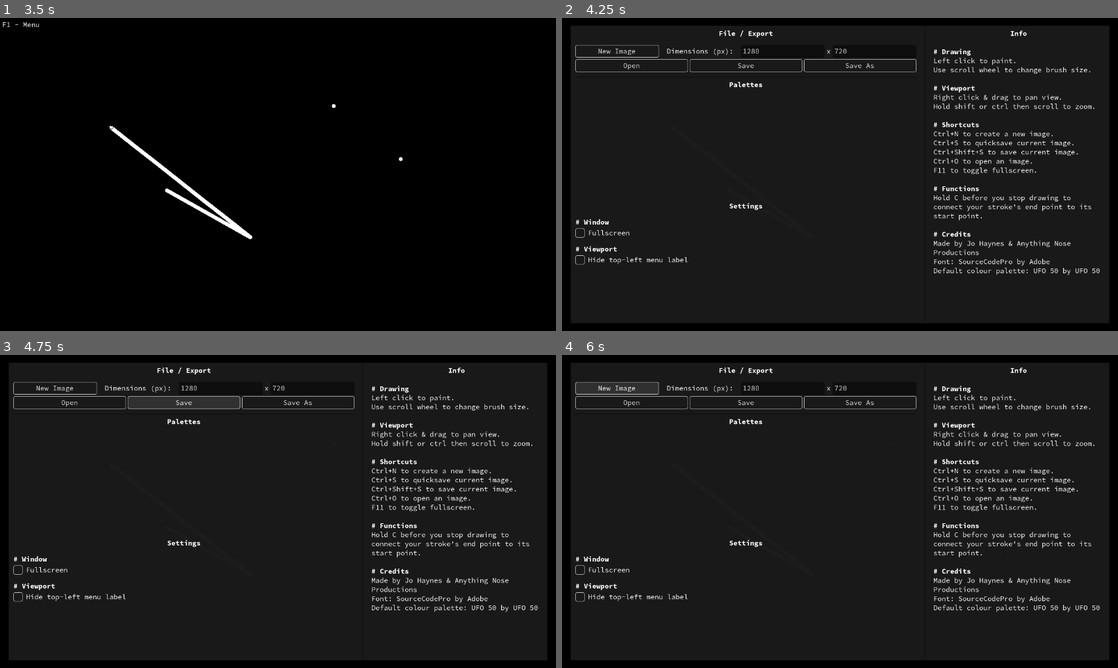
Above: before the commit, frames 1-4 (two rows, left to right).
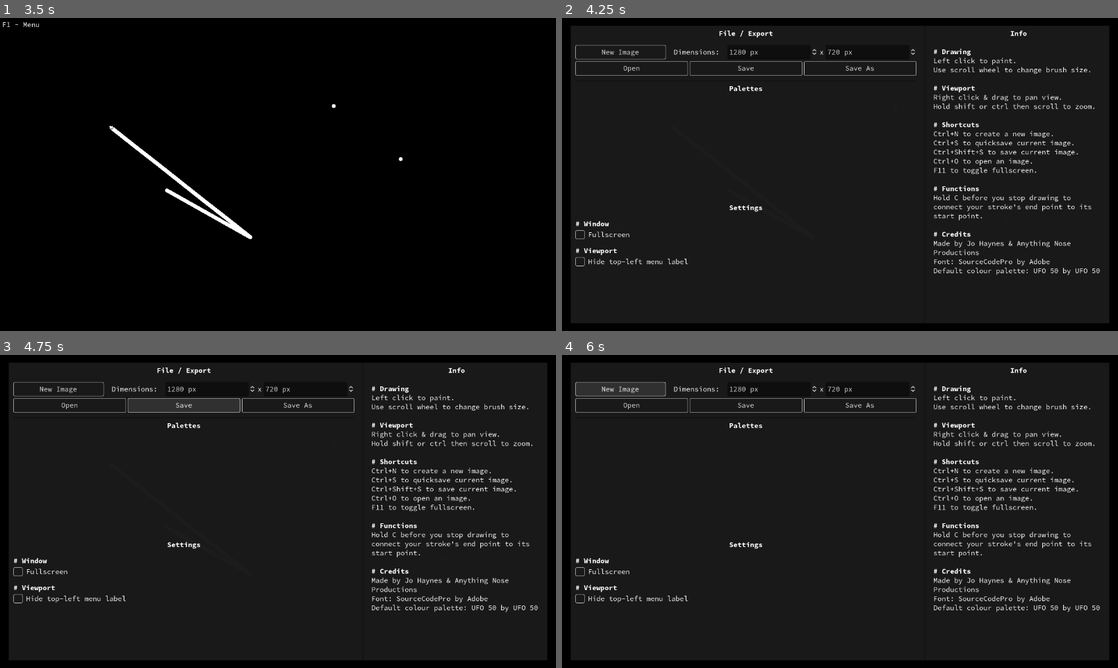
Above: after the commit, the same moments.

Repository: AnythingNose/NosePaint
Game: Godot game, scene res://scenes/main.tscn
The game is run twice, just before and just after one commit, with the same random seed, the same clock (stepped at 60 frames per second) and the same inputs.
Inputs (mouse positions are in pixels of both pictures, inside the frame that each line leads up to):
- Up to frame 1 (3.5 s): tap Enter at 0.5 s; move the mouse to (400, 158) at 0.52 s; hold Right mouse button (alt_click) 0.53-1.25 s; click (400, 158) at 0.67 s; tap Space at 1.25 s; drag from (166, 190) to (250, 237) at 1.27 s; move the mouse to (333, 105) at 2.02 s; hold C (connect) 2.03-2.75 s; click (333, 105) at 2.17 s; drag from (250, 237) to (111, 127) at 2.77 s
- Up to frame 2 (4.25 s): move the mouse to (1006, 221) at 3.52 s; tap Mouse wheel up (increase_size) at 3.6 s; click (1006, 221) at 3.67 s; tap F1 (menu) at 4.15 s
- Up to frame 3 (4.75 s): click "Save" at 4.25 s
- Up to frame 4 (6 s): click "Save As" at 5 s; click "New Image" at 5.75 s

Frame 1 is identical in both runs. In frame 2, 1.6% of the frame differs, in the area x 2-64%, y 8-80%; in frame 3, 1.6%; in frame 4, 1.7%.

Commit message:
Small Fixes & Finished basic file functions
- Fixed sometimes missing pixels on the right and bottom edges of the image.
- Removed zoom scaling on info text offset so that it's always close to the brush, even when working with small resolutions.
- Added New File and Quicksave file functions.
- Fixed crosshair / brush radius visualiser not updating when a new file is loaded.

Diff:
--- a/project.godot
+++ b/project.godot
@@ -19,6 +19,7 @@
 
 gdscript/warnings/untyped_declaration=1
 gdscript/warnings/inferred_declaration=1
+gdscript/warnings/narrowing_conversion=0
 
 [display]
 
--- a/scenes/menu_container.tscn
+++ b/scenes/menu_container.tscn
@@ -86,7 +86,7 @@
 [node name="FileExport" type="VBoxContainer" parent="Menu/MenuHBox/ScrollContainer/VBoxContainer"]
 layout_mode = 2
 size_flags_vertical = 3
-size_flags_stretch_ratio = 0.25
+size_flags_stretch_ratio = 0.42
 
 [node name="Title" type="Label" parent="Menu/MenuHBox/ScrollContainer/VBoxContainer/FileExport"]
 layout_mode = 2
@@ -116,7 +116,7 @@
 
 [node name="Label3" type="Label" parent="Menu/MenuHBox/ScrollContainer/VBoxContainer/FileExport/NewImageHBox"]
 layout_mode = 2
-text = "Dimensions (px):"
+text = "Dimensions:"
 
 [node name="Spacer" type="Control" parent="Menu/MenuHBox/ScrollContainer/VBoxContainer/FileExport/NewImageHBox"]
 custom_minimum_size = Vector2(0, 8)
@@ -124,21 +124,29 @@
 size_flags_horizontal = 3
 size_flags_stretch_ratio = 0.05
 
-[node name="LineEdit" type="LineEdit" parent="Menu/MenuHBox/ScrollContainer/VBoxContainer/FileExport/NewImageHBox"]
-layout_mode = 2
-size_flags_horizontal = 3
-focus_mode = 0
-text = "1280"
+[node name="Dimensions X" type="SpinBox" parent="Menu/MenuHBox/ScrollContainer/VBoxContainer/FileExport/NewImageHBox"]
+layout_mode = 2
+size_flags_horizontal = 3
+min_value = 1.0
+max_value = 2048.0
+value = 1280.0
+rounded = true
+update_on_text_changed = true
+suffix = "px"
 
 [node name="Label2" type="Label" parent="Menu/MenuHBox/ScrollContainer/VBoxContainer/FileExport/NewImageHBox"]
 layout_mode = 2
 text = "x"
 
-[node name="LineEdit2" type="LineEdit" parent="Menu/MenuHBox/ScrollContainer/VBoxContainer/FileExport/NewImageHBox"]
-layout_mode = 2
-size_flags_horizontal = 3
-focus_mode = 0
-text = "720"
+[node name="Dimensions Y" type="SpinBox" parent="Menu/MenuHBox/ScrollContainer/VBoxContainer/FileExport/NewImageHBox"]
+layout_mode = 2
+size_flags_horizontal = 3
+min_value = 1.0
+max_value = 2048.0
+value = 720.0
+rounded = true
+update_on_text_changed = true
+suffix = "px"
 
 [node name="FileButtons" type="HBoxContainer" parent="Menu/MenuHBox/ScrollContainer/VBoxContainer/FileExport"]
 layout_mode = 2
--- a/scripts/canvas.gd
+++ b/scripts/canvas.gd
@@ -16,7 +16,7 @@
 
 # Constants
 const min_brush_radius : int = 0
-const max_brush_radius : int = 64
+const max_brush_radius : int = 63
 const min_zoom : float = 0.1
 const max_zoom : float = 10
 
@@ -53,19 +53,26 @@
 func _ready() -> void:
 	main = get_tree().current_scene
 
+	new_blank_image(get_viewport().size)
+
+func new_blank_image(dimensions: Vector2i) -> void:
 	# Create a new image and assign it to the texture
-	image = Image.create_empty(get_viewport().size.x, get_viewport().size.y, false, Image.FORMAT_RGB8)
-	_update_image_size()
-	texture = ImageTexture.create_from_image(image)
-	_update_rect_size()
-
-func new_texture(path : String) -> void:
+	image = Image.create_empty(dimensions.x, dimensions.y, false, Image.FORMAT_RGB8)
+	init_canvas()
+
+
+func new_texture_from_path(path : String) -> void:
 	image.load(path)
+	init_canvas()
+
+
+func init_canvas() -> void:
 	_update_image_size()
 	texture = ImageTexture.create_from_image(image)
 	size = Vector2(image_size)
 	_center_canvas()
 	_update_rect_size()
+	%Crosshair.queue_redraw()
 	dirty = true
 
 
@@ -173,7 +180,7 @@
 	image_size = image.get_size()
 
 func _update_rect_size() -> void:
-	rect_size = (get_rect().size - Vector2.ONE) / Vector2(zoom_factor, zoom_factor)
+	rect_size = (get_rect().size) / Vector2(zoom_factor, zoom_factor)
 
 func _center_canvas() -> void:
 	# Reset zoom to fit the image within the viewport
--- a/scripts/info_follow.gd
+++ b/scripts/info_follow.gd
@@ -6,15 +6,13 @@
 @export var x_offset : float = 10
 @export var radius_update_lifetime : float = 0.5
 
-var offset : float
 var brush_offset : float
 
 var radius_update_timer : float = 0
 
 func _process(delta: float) -> void:
-	offset = x_offset * %Canvas.zoom_factor
 	brush_offset = %Canvas.radius * %Canvas.zoom_factor
-	global_position = get_global_mouse_position() + Vector2(offset + brush_offset, 0)
+	global_position = get_global_mouse_position() + Vector2(x_offset + brush_offset, 0)
 
 	if radius_label.visible:
 		if radius_update_timer < radius_update_lifetime:
@@ -23,7 +21,9 @@
 			radius_label.visible = false
 
 func push_radius_update(radius : int) -> void:
-	var txt : String = "" if radius == 0 else str(radius)
-	radius_label.text = txt
+	# As far as the canvas is concerned, a brush size of 1 means the smallest circle possible
+	# (a cross made up of 5 pixels). It's more accurate for a brush size of 1 to be 1 pixel,
+	# so we cheat it here.
+	radius_label.text = str(radius + 1)
 	radius_update_timer = 0
 	radius_label.visible = true
--- a/scripts/main.gd
+++ b/scripts/main.gd
@@ -3,6 +3,8 @@
 @onready var file_dialog: FileDialog = $FileDialog
 @onready var canvas: Canvas = %Canvas
 @onready var menu: Menu = $MenuContainer
+
+var current_image_path : String = ""
 
 var block_draw : bool = false:
 	set(value):
@@ -18,15 +20,29 @@
 
 func _input(event: InputEvent) -> void:
 	if event.is_action_pressed("new_image"):
-		pass
+		new_file()
 	elif event.is_action_pressed("open_image"):
 		file_open_dialog()
 	elif event.is_action_pressed("quicksave_image"):
-		pass
+		quicksave_file()
 	elif event.is_action_pressed("save_image"):
 		file_save_dialog()
 
 # File save / load functions
+func new_file() -> void:
+	%Canvas.new_blank_image(Vector2i(menu.new_dimensions_x.value, menu.new_dimensions_y.value))
+	current_image_path = ""
+
+func quicksave_file() -> void:
+	if current_image_path == "":
+		file_save_dialog()
+	else:
+		write_file(current_image_path)
+
+func write_file(path : String) -> void:
+	canvas.image.save_png(path)
+	current_image_path = path
+
 func file_open_dialog() -> void:
 	file_dialog.file_mode = FileDialog.FILE_MODE_OPEN_FILE
 	file_dialog.clear_filters()
@@ -45,6 +61,10 @@
 func _on_file_dialog_file_selected(path: String) -> void:
 	match file_dialog.file_mode:
 		FileDialog.FILE_MODE_OPEN_FILE:
-			canvas.new_texture(path)
+			canvas.new_texture_from_path(path)
+			# If we saved the path here, it would mean the image would be
+			# automatically saved over when quicksaving. This could maybe
+			# be a setting but personally I wouldn't want that behaviour.
+			current_image_path = ""
 		FileDialog.FILE_MODE_SAVE_FILE:
-			canvas.image.save_png(path)
+			write_file(path)
--- a/scripts/menu.gd
+++ b/scripts/menu.gd
@@ -5,6 +5,8 @@
 
 # Setting buttons
 @onready var fullscreen_button: Button = $Menu/MenuHBox/ScrollContainer/VBoxContainer/SettingsVBox/Fullscreen/Fullscreen
+@onready var new_dimensions_x: SpinBox = $"Menu/MenuHBox/ScrollContainer/VBoxContainer/FileExport/NewImageHBox/Dimensions X"
+@onready var new_dimensions_y: SpinBox = $"Menu/MenuHBox/ScrollContainer/VBoxContainer/FileExport/NewImageHBox/Dimensions Y"
 
 var main : Main
 var open : bool = false
@@ -48,7 +50,7 @@
 
 
 func _on_new_image_pressed() -> void:
-	pass # Replace with function body.
+	main.new_file()
 
 
 func _on_open_image_pressed() -> void:
@@ -56,8 +58,8 @@
 
 
 func _on_save_image_pressed() -> void:
-	main.file_save_dialog()
+	main.quicksave_file()
 
 
 func _on_save_image_as_pressed() -> void:
-	pass # Replace with function body.
+	main.file_save_dialog()
